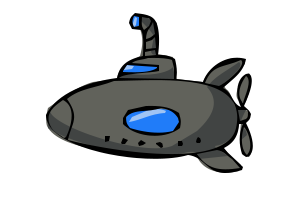
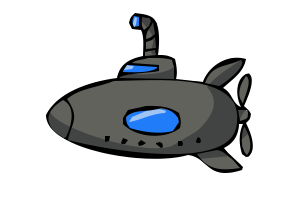
Layered file, before and after one edit (300 x 200). Changes by layer:
painted on "Color Fill 5" over [48, 24, 249, 159]
"Color Fill 2": blend normal → dissolve, painted on it over [46, 24, 252, 173]
